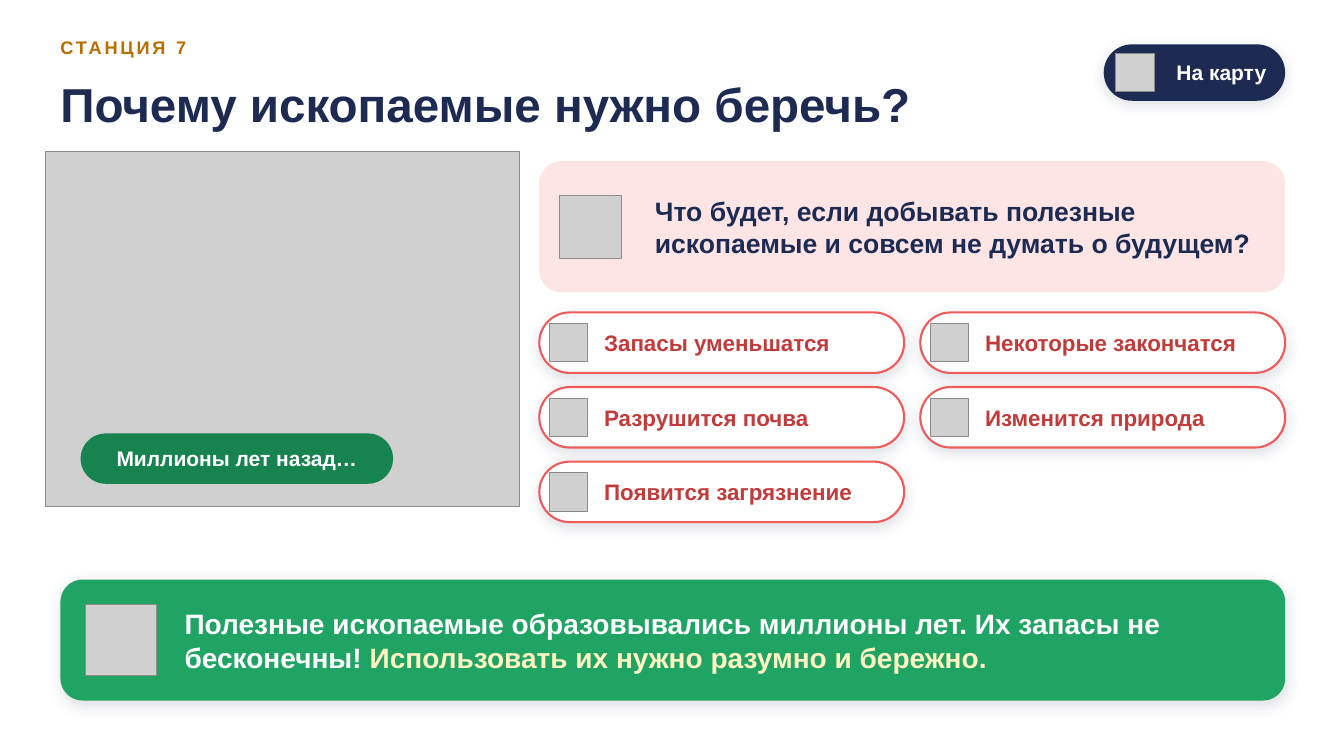
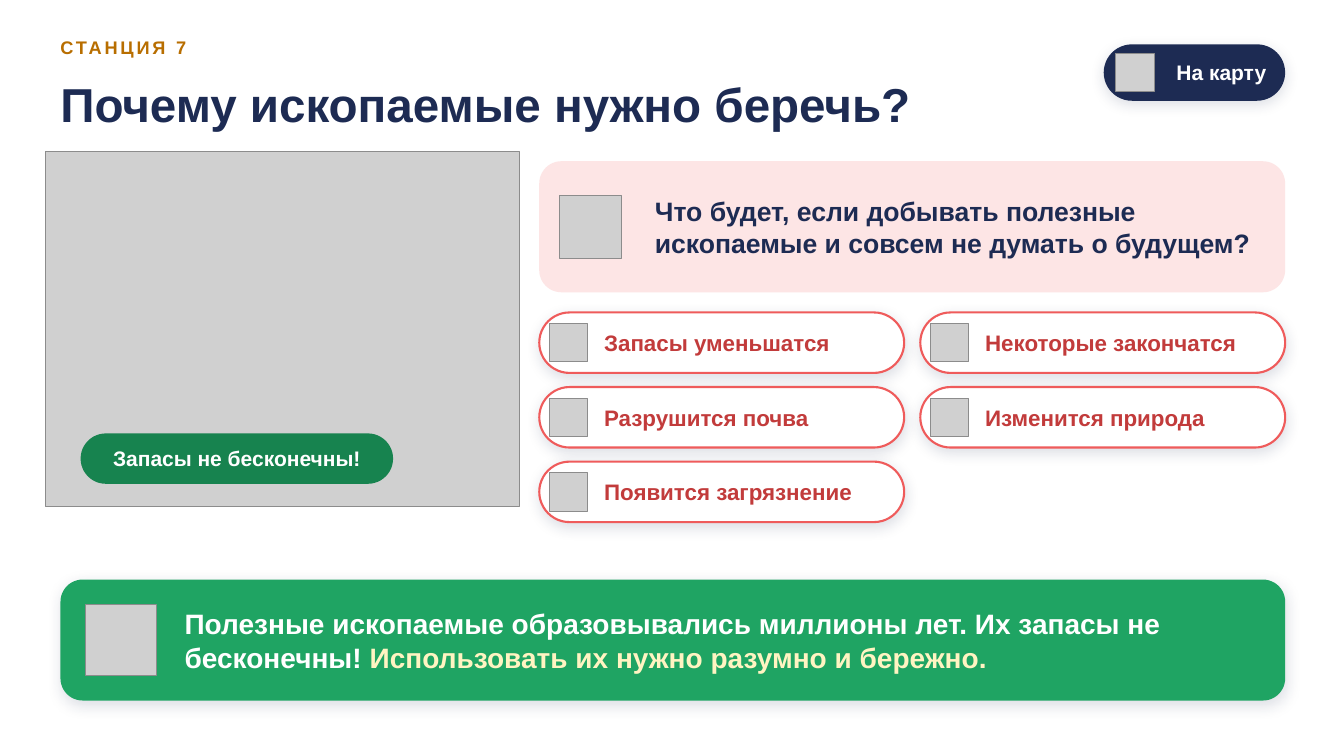
Before and after one commit to zxkaize-cell/kaize, a slide deck: slide 14 of presentations/Полезные_ископаемые/Использование_и_охрана_полезных_ископаемых.pptx. Drawn at 1344x756 pixels with LibreOffice and Linux fonts; fonts in the diff are those of the drawing; grey boxes stand for pictures; background and template pictures are left out. Boxes give left, top, right and bottom in pixels: in the first picture for what was removed or moved away, otherwise in the second. Text is boxed around its words. In the diff, an @@ line names an element or a change of style, - is before the commit and + after.

```diff
--- a/presentations/Полезные_ископаемые/Использование_и_охрана_полезных_ископаемых.pptx
+++ b/presentations/Полезные_ископаемые/Использование_и_охрана_полезных_ископаемых.pptx
@@ text in rounded rectangle at box(113, 450, 361, 467): text changed @@
-Миллионы лет назад…
+Запасы не бесконечны!
```
Also in this commit, not shown: 5 other slides changed, 45 other files.
